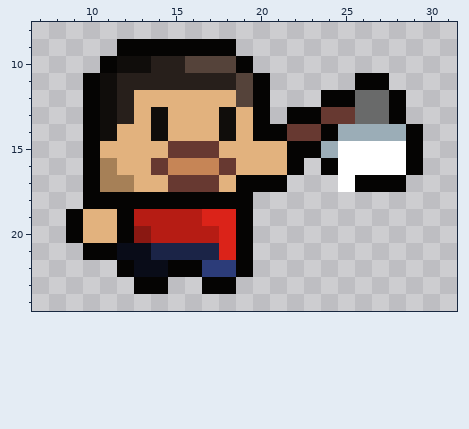
Pixel-art sprite -- images/player/attack_right/03.png. Above: the version before the commit.
The file is 32x32 pixels. Colours within 5 levels of each other are drawn and written as one. Shown: x 7..31, y 8..24.
The same view after the edit:
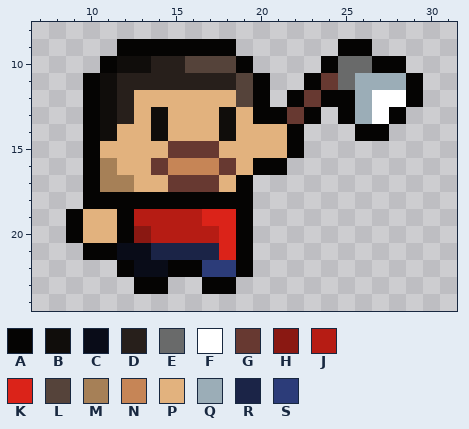
Palette (. is transparent): A #050403  B #100d0b  C #090c18  D #271f1b  E #696a6a  F #ffffff  G #673931  H #8a1812  J #b61c14  K #db2319  L #55433a  M #a68057  N #c68556  P #e2b27e  Q #9badb7  R #1b2447  S #2c3c79
The edit:
y 9: x 25..26 .. -> AA
y 10: x 24..28 ..... -> AEEAA
y 11: x 23..29 ...AA.. -> AGEQQQA
y 12: x 22..23 .. -> AG; x 26..29 EEA. -> QFFA
y 13: x 21..22 .A -> AG; x 24..27 GGEE -> .AQF
y 14: x 20..29 AAGGAQQQQA -> PPA...AA..
y 15: x 23..29 AQFFFFA -> .......
y 16: x 20..22 PPA -> AA.; x 24..29 AFFFFA -> ......
y 17: x 20..21 AA -> ..; x 25..28 FAAA -> ....
